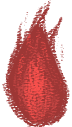
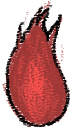
Revision of a layered 72 x 127 image; what changed, layer by layer:
added layer "Layer 4" above "Layer 3" over [5, 5, 70, 127]
